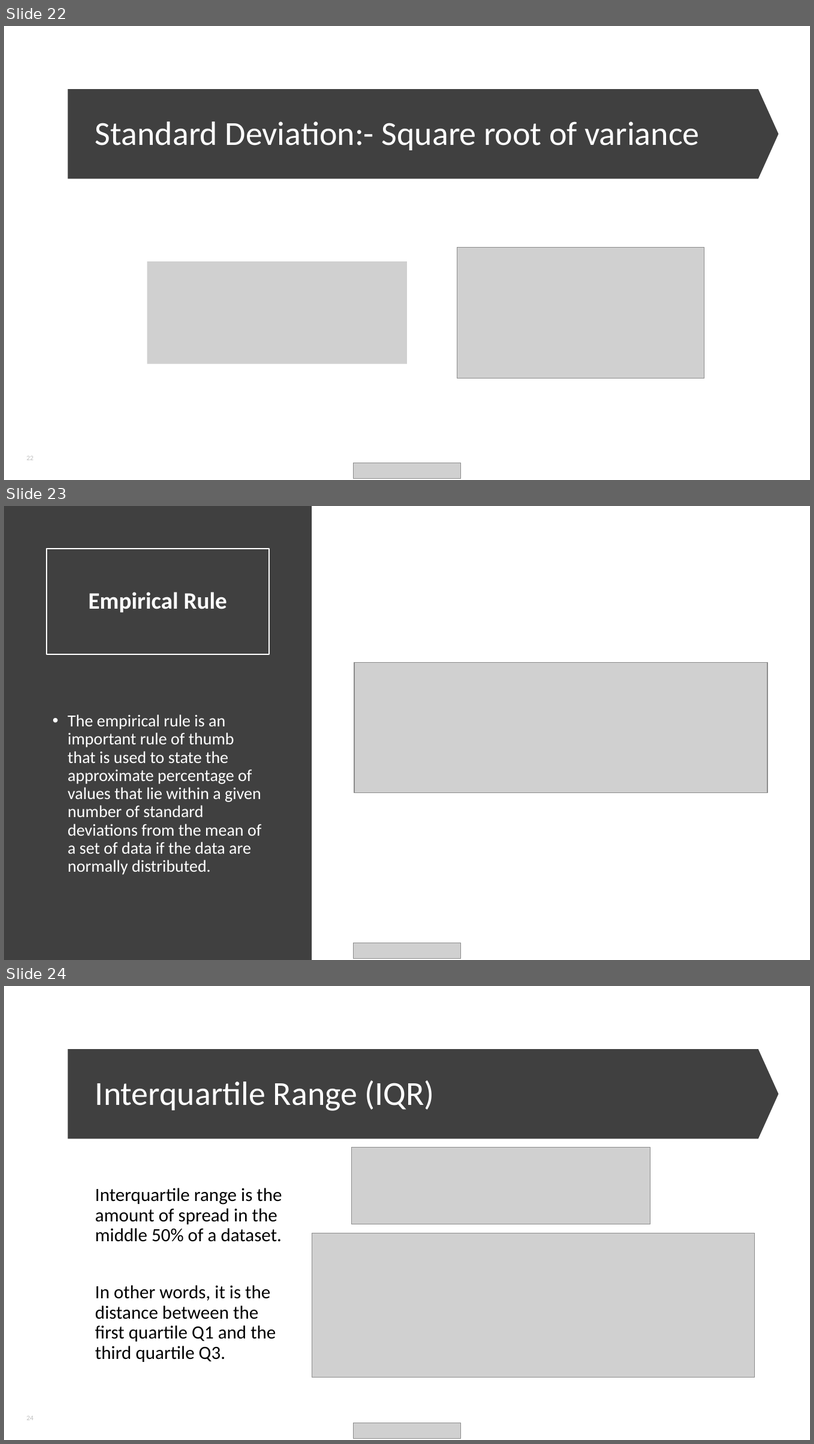
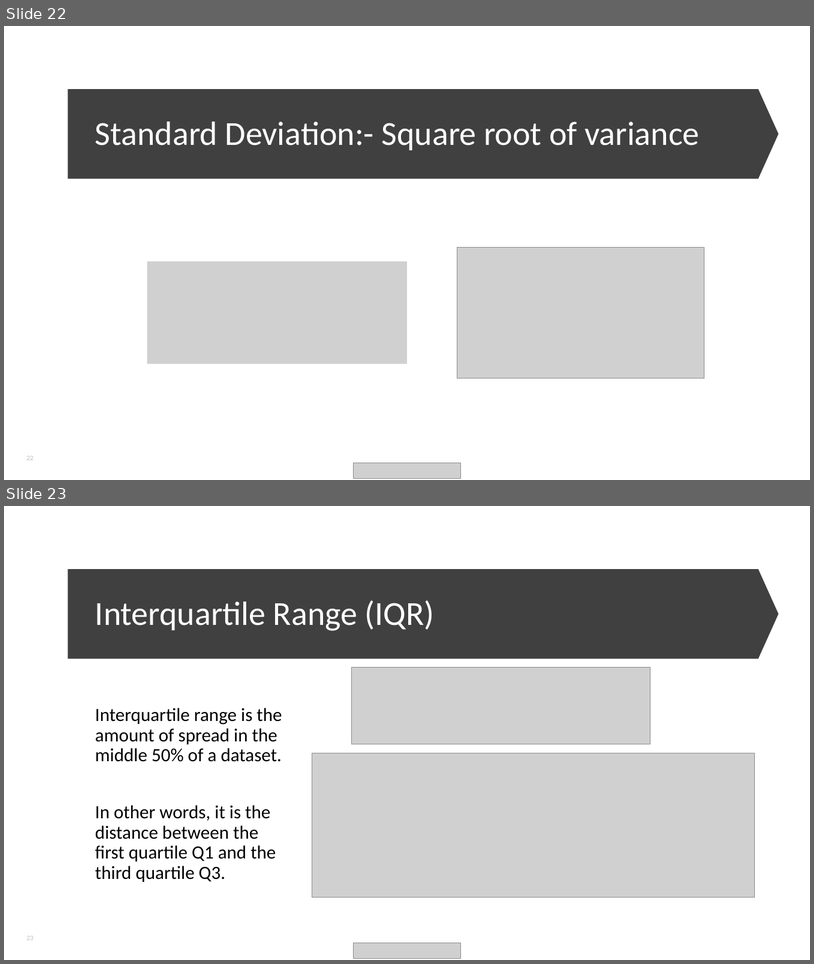
Before and after one commit to anshupandey/BootUP_maxis_data_science_level_2, a slide deck: Module 1/Module 1 - Statistic of Data.pptx. Shown one above the other, each under a label of ours: slides 22, 23 and 24 before the commit, slides 22 and 23 after it. The pictures are 814x1444 and 814x964 pixels, drawn with LibreOffice and Linux fonts; fonts in the diff are those of the drawing; grey boxes stand for pictures. Boxes give left, top, right and bottom in pixels: in the first picture for what was removed or moved away, otherwise in the second. Text is boxed around its words. In the diff, an @@ line names an element or a change of style, - is before the commit and + after.

```diff
--- a/Module 1/Module 1 - Statistic of Data.pptx
+++ b/Module 1/Module 1 - Statistic of Data.pptx
@@ slide 23 removed at (x1=4, y1=506, x2=810, y2=960), background #FFFFFF @@
@@ rectangle removed at (x1=4, y1=506, x2=312, y2=960) @@
@@ title removed at (x1=47, y1=549, x2=269, y2=654) @@
-Empirical Rule
@@ picture removed at (x1=354, y1=663, x2=768, y2=793) @@
@@ text removed at (x1=68, y1=714, x2=261, y2=874) @@
-• The empirical rule is an important rule of thumb that is used to state the approximate percentage of values that lie within a given number of standard deviations from the mean of a set of data if the data are normally distributed.
@@ picture removed at (x1=354, y1=943, x2=461, y2=958) @@
@@ what was slide 24 is now slide 23 @@
```
Also in this commit, not shown: 1 slide changed, 1 other file.
